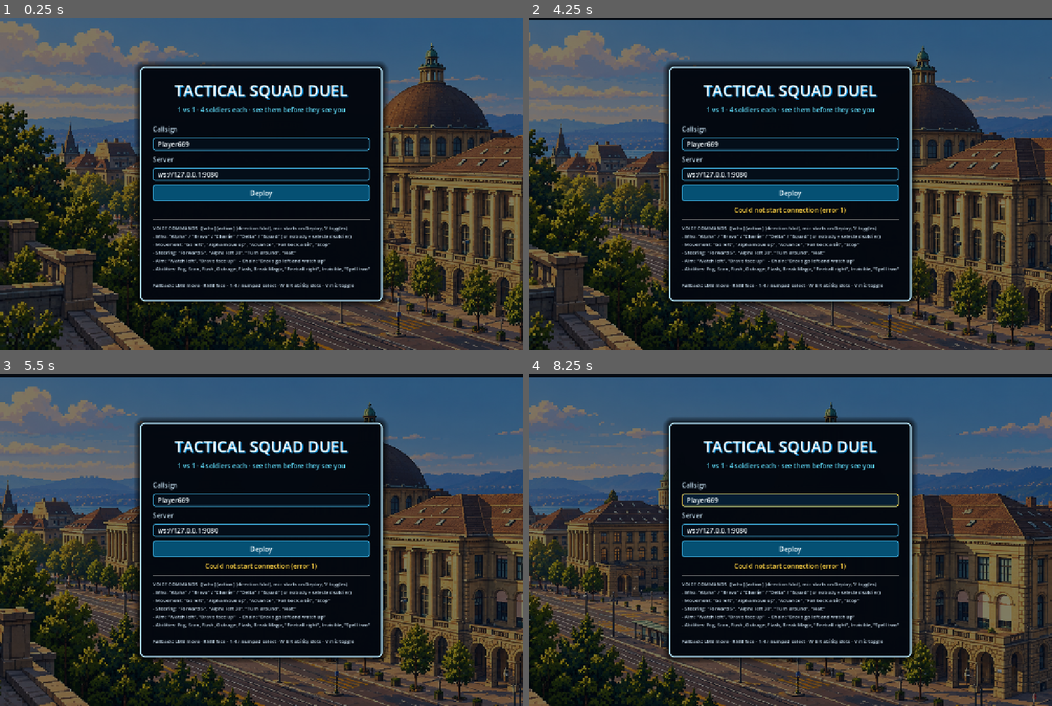
Above: before the commit, frames 1-4 (two rows, left to right).
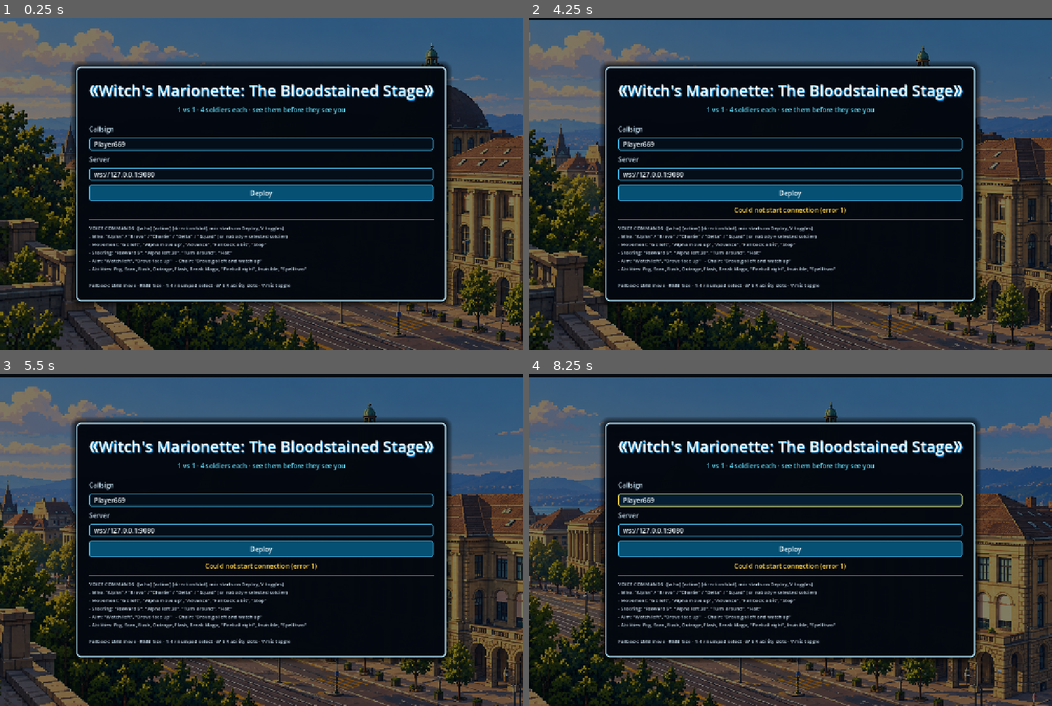
Above: after the commit, the same moments.

Repository: ProGamerMoveHackathon/tactical-squad-duel
Game: Godot game, scene res://scenes/main.tscn
Same seed, same stepped clock (60 frames per second), same inputs: the game is played once before the commit and once after it.
Inputs (mouse positions are in pixels of both pictures, inside the frame that each line leads up to):
- Up to frame 1 (0.25 s): no input
- Up to frame 2 (4.25 s): tap Enter at 0.5, 3.6 s; move the mouse to (905, 167) at 0.52 s; hold W 0.53-1.25 s; tap Tab at 0.6 s; click (905, 167) at 0.67 s; drag from (685, 200) to (764, 250) at 1.27 s; move the mouse to (842, 110) at 2.02 s; hold W 2.03-2.75 s; tap R at 2.1 s; drag from (764, 250) to (633, 134) at 2.77 s; move the mouse to (947, 233) at 3.52 s
- Up to frame 3 (5.5 s): drag from (104, 490) to (183, 457) at 4.27 s; move the mouse to (287, 540) at 5.02 s; tap 1 at 5.1 s; click (287, 540) at 5.17 s
- Up to frame 4 (8.25 s): drag from (712, 457) to (685, 556) at 5.77 s; move the mouse to (905, 523) at 6.52 s; hold W 6.53-7.25 s; tap 3 at 6.6 s; drag from (685, 556) to (764, 606) at 7.27 s; move the mouse to (842, 466) at 8.02 s; tap Tab at 8.1 s

The runs differ from the first frame. In frame 1, 20% of the frame differs, in the area x 13-87%, y 13-87%; in frame 2, 20%; in frame 3, 20%; in frame 4, 21%.

Commit message:
added sound to menu, gameplay, and deploy countdown

Diff:
--- a/scripts/client/client_game.gd
+++ b/scripts/client/client_game.gd
@@ -93,6 +93,9 @@
 var pause_settings_panel: VBoxContainer
 var voice: Node
 var sfx: Node
+
+# stupid var to make sound at start only play once
+var intro_sound_played: bool = false
 
 
 func _ready() -> void:
@@ -246,6 +249,9 @@
 
 
 func _build_menu() -> void:
+	sfx.play("menu_music")
+
+
 	menu_layer = CanvasLayer.new()
 	menu_layer.layer = 10
 	add_child(menu_layer)
@@ -288,7 +294,7 @@
 	margin.add_child(box)
 
 	var title := Label.new()
-	title.text = "TACTICAL SQUAD DUEL"
+	title.text = "《Witch's Marionette: The Bloodstained Stage》"
 	title.horizontal_alignment = HORIZONTAL_ALIGNMENT_CENTER
 	title.add_theme_font_size_override("font_size", 38)
 	title.add_theme_color_override("font_color", Color(0.96, 0.99, 1.0))
@@ -982,6 +988,9 @@
 		hud_layer.visible = not menu_layer.visible
 	if state == Cfg.State.DEPLOYMENT and prev_state != Cfg.State.DEPLOYMENT:
 		_reset_round_visuals()
+
+		sfx.menu_sound_player.stop()
+
 		sfx.play("start", -4.0)
 	if state == Cfg.State.COUNTDOWN and prev_state == Cfg.State.DEPLOYMENT:
 		sfx.play("start", -6.0)
@@ -1168,6 +1177,11 @@
 		if state == Cfg.State.DEPLOYMENT:
 			world_light.color = Color(1.0, 0.98, 0.90)
 		elif state == Cfg.State.COUNTDOWN:
+			# # play intro sound and make sure it doesn't play again
+			# if !intro_sound_played:
+			# 	sfx.play("intro_sound")
+			# 	intro_sound_played = true
+
 			var light_level := _countdown_light_level()
 			world_light.color = Color(light_level, light_level * 0.96, light_level * 0.82)
 		else:
@@ -1179,6 +1193,15 @@
 			_face_send_t = 0.05
 			Net.c_face.rpc_id(1, world.get_local_mouse_position())
 
+	if state == Cfg.State.PLAYING and !sfx.gameplay_sound_player.playing:
+		sfx.play("gameplay_music")
+
+	if state == Cfg.State.ENDED and !sfx.menu_sound_player.playing:
+		sfx.gameplay_sound_player.stop()
+		sfx.play("menu_music")
+
+	if state == Cfg.State.COUNTDOWN and !sfx.intro_sound_player.playing:
+		sfx.play("intro_sound")
 
 func _countdown_light_level() -> float:
 	var elapsed := clampf(Cfg.COUNTDOWN - countdown, 0.0, Cfg.COUNTDOWN)
--- a/scripts/client/sfx.gd
+++ b/scripts/client/sfx.gd
@@ -6,6 +6,10 @@
 var _streams := {}
 var _pool: Array[AudioStreamPlayer] = []
 var _next := 0
+
+var intro_sound_player: AudioStreamPlayer = AudioStreamPlayer.new()
+var menu_sound_player: AudioStreamPlayer = AudioStreamPlayer.new()
+var gameplay_sound_player: AudioStreamPlayer = AudioStreamPlayer.new()
 
 
 func _ready() -> void:
@@ -26,8 +30,23 @@
 		add_child(p)
 		_pool.append(p)
 
+	intro_sound_player.stream = preload("res://assets/intro_sound.mp3")
+	add_child(intro_sound_player)
+	menu_sound_player.stream = preload("res://assets/menu_music.mp3")
+	add_child(menu_sound_player)
+	gameplay_sound_player.stream = preload("res://assets/gameplay_music.mp3")
+	add_child(gameplay_sound_player)
 
 func play(sound: String, volume_db := 0.0) -> void:
+	match sound:
+		"intro_sound":
+			intro_sound_player.play()
+			return
+		"menu_music":
+			menu_sound_player.play()
+		"gameplay_music":
+			gameplay_sound_player.play()
+
 	if not _streams.has(sound):
 		return
 	var p := _pool[_next]
Not shown, added: assets/gameplay_music.mp3.import
Not shown, added: assets/intro_sound.mp3.import
Not shown, added: assets/menu_music.mp3.import
Not shown, added: assets/gameplay_music.mp3
Not shown, added: assets/intro_sound.mp3
Not shown, added: assets/menu_music.mp3
